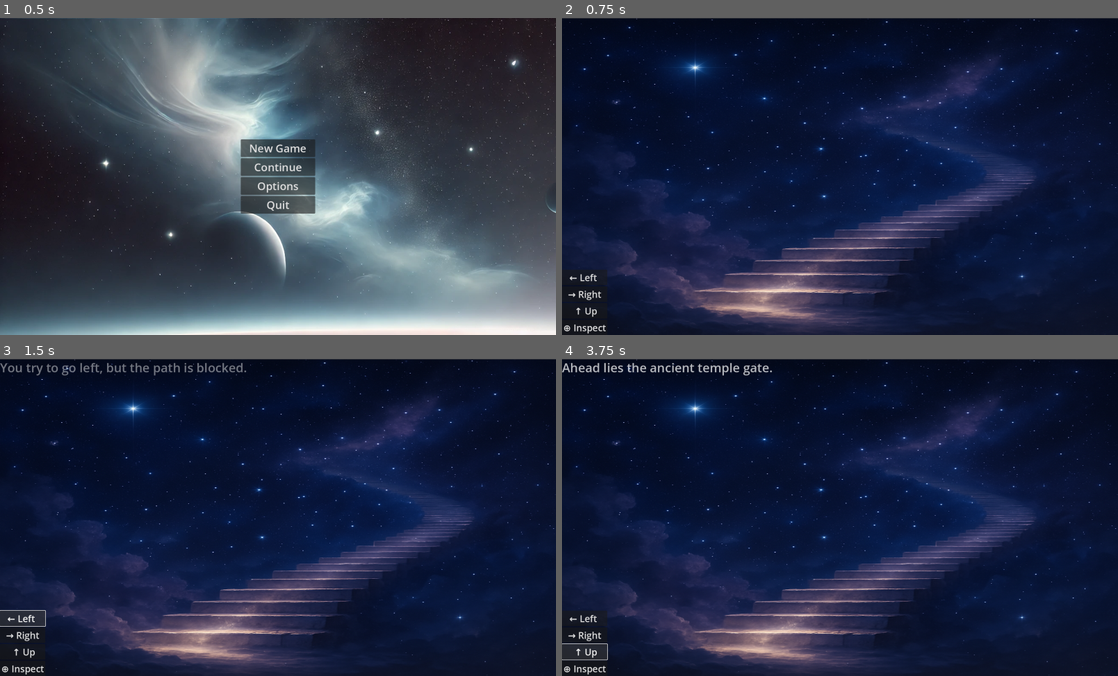
Above: before the commit, frames 1-4 (two rows, left to right).
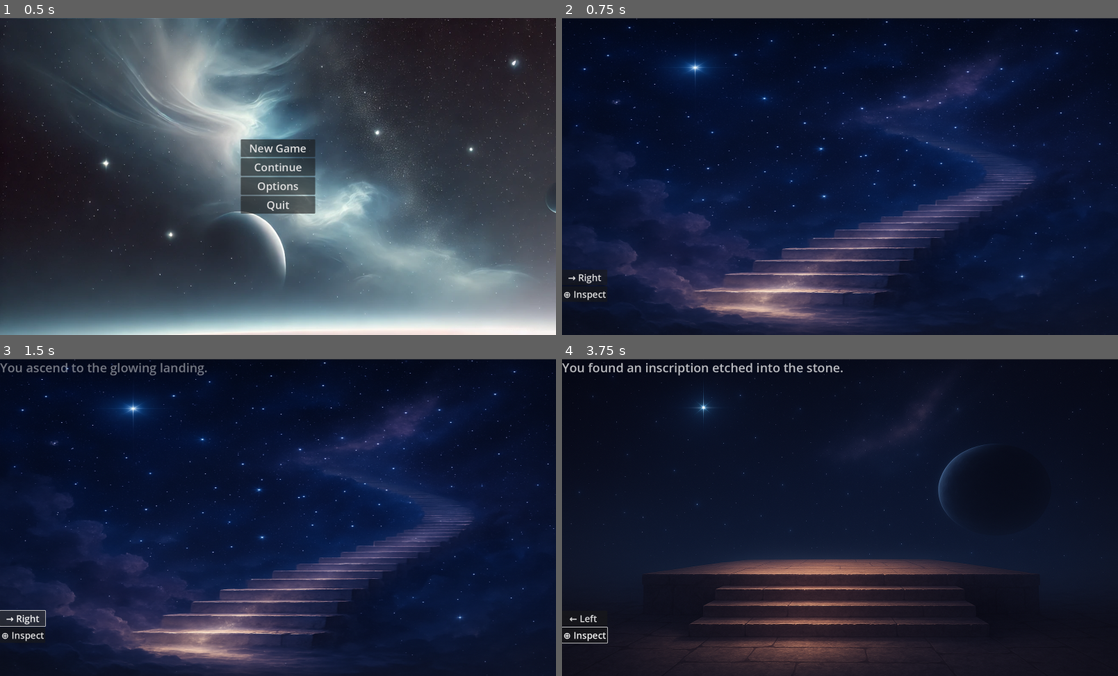
Above: after the commit, the same moments.

Repository: JDSalisbury/godot_Riviera
Game: Godot game, scene res://scenes/title_screen.tscn
The game is run twice, just before and just after one commit, with the same random seed, the same clock (stepped at 60 frames per second) and the same inputs.
Inputs (mouse positions are in pixels of both pictures, inside the frame that each line leads up to):
- Up to frame 1 (0.5 s): no input
- Up to frame 2 (0.75 s): click "New Game" at 0.5 s
- Up to frame 3 (1.5 s): click (22, 618) at 1.25 s, where only the run before the commit has a clickable "← Left"
- Up to frame 4 (3.75 s): click "→ Right" at 2 s; click "⊕ Inspect" at 2.75 s; click (584, 650) at 3.5 s, where only the run before the commit has a clickable "↑ Up"

Frame 1 is identical in both runs. In frame 2, 0.3% of the frame differs, in the area x 0-8%, y 80-100%; in frame 3, 0.9%; in frame 4, 33%, in the area x 0-100%, y 0-100%.

Commit message:
Refactor screen system to use external JSON for scene data
- Created screens.json to store background and trigger info
- Updated look_mode.gd to parse screen data from file on load
- load_screen() and trigger handling now work with externalized data
- Cleared inline data dictionary from script to support scalability

Diff:
--- /dev/null
+++ b/data/screens.json
@@ -0,0 +1,26 @@
+{
+  "start": {
+	"background": "res://assets/backgrounds/stairway.png",
+	"triggers": {
+	  "right": {
+		"message": "You ascend to the glowing landing.",
+		"next_screen": "landing"
+	  },
+	  "inspect": {
+		"message": "You found an inscription etched into the stone."
+	  }
+	}
+  },
+  "landing": {
+	"background": "res://assets/backgrounds/landing.png",
+	"triggers": {
+	  "left": {
+		"message": "You descend the staircase back to the beginning.",
+		"next_screen": "start"
+	  },
+	  "inspect": {
+		"message": "You notice cracks in the celestial wall..."
+	  }
+	}
+  }
+}
--- a/scenes/look_screen.gd
+++ /dev/null
@@ -1,37 +0,0 @@
-extends Control
-
-func _ready():
-	# Fetch the buttons
-	print_tree()
-
-	var left = get_node("TriggerButtons/LeftButton")
-	var right = get_node("TriggerButtons/RightButton")
-	var up = get_node("TriggerButtons/UpButton")
-	var inspect = get_node("TriggerButtons/InspectButton")
-
-	# Debug to confirm node is found
-	print("Found LeftButton: ", left)
-
-	# Connect signals
-	left.pressed.connect(trigger_left)
-	right.pressed.connect(trigger_right)
-	up.pressed.connect(trigger_up)
-	inspect.pressed.connect(trigger_inspect)
-
-# Trigger responses
-func trigger_left():
-	show_trigger_message("You try to go left, but the path is blocked.")
-
-func trigger_right():
-	show_trigger_message("You hear something rustling to the right...")
-
-func trigger_up():
-	show_trigger_message("Ahead lies the ancient temple gate.")
-
-func trigger_inspect():
-	show_trigger_message("You found a strange, glowing shard!")
-
-# Message output
-func show_trigger_message(message: String):
-	print(message)
-	# Placeholder for future dialog box UI
--- a/scenes/look_screen.tscn
+++ b/scenes/look_screen.tscn
@@ -1,7 +1,7 @@
 [gd_scene load_steps=4 format=3 uid="uid://bbhmdadrbi7jp"]
 
 [ext_resource type="Script" path="res://scripts/look_mode.gd" id="1_v67vj"]
-[ext_resource type="Texture2D" uid="uid://ckkx5408p4qp4" path="res://assets/backgrounds/introstairway.png" id="2_uduft"]
+[ext_resource type="Texture2D" uid="uid://ckkx5408p4qp4" path="res://assets/backgrounds/stairway.png" id="2_uduft"]
 [ext_resource type="PackedScene" uid="uid://bgcd6ws0ujfge" path="res://ui/dialog_box.tscn" id="3_rbmg6"]
 
 [node name="LookScreen" type="Control"]
--- a/scripts/look_mode.gd
+++ b/scripts/look_mode.gd
@@ -1,29 +1,65 @@
 extends Control
 
+var screens = {}               # Loaded from screens.json
+var current_screen = "start"   # Initial screen
+
+# Load and connect buttons on ready
 func _ready():
-	var left = get_node("TriggerButtons/LeftButton")
-	var right = get_node("TriggerButtons/RightButton")
-	var up = get_node("TriggerButtons/UpButton")
-	var inspect = get_node("TriggerButtons/InspectButton")
+	load_screen_data()
+	connect_trigger_buttons()
+	load_screen(current_screen)
 
-	print("Found LeftButton: ", left)
+# Load screen data from JSON file
+func load_screen_data():
+	var file = FileAccess.open("res://data/screens.json", FileAccess.READ)
+	if file:
+		var content = file.get_as_text()
+		screens = JSON.parse_string(content)
+		if typeof(screens) != TYPE_DICTIONARY:
+				push_error("Failed to parse screen data from JSON.")
 
-	left.pressed.connect(trigger_left)
-	right.pressed.connect(trigger_right)
-	up.pressed.connect(trigger_up)
-	inspect.pressed.connect(trigger_inspect)
+	else:
+		push_error("Could not open screens.json")
 
-func trigger_left():
-	show_trigger_message("You try to go left, but the path is blocked.")
+# Connect button presses to trigger handlers
+func connect_trigger_buttons():
+	$TriggerButtons/LeftButton.pressed.connect(trigger_left)
+	$TriggerButtons/RightButton.pressed.connect(trigger_right)
+	$TriggerButtons/UpButton.pressed.connect(trigger_up)
+	$TriggerButtons/InspectButton.pressed.connect(trigger_inspect)
 
-func trigger_right():
-	show_trigger_message("You hear something rustling to the right...")
+# Load the given screen and update UI
+func load_screen(screen_name: String):
+	if not screens.has(screen_name):
+		push_error("Unknown screen: " + screen_name)
+		return
 
-func trigger_up():
-	show_trigger_message("Ahead lies the ancient temple gate.")
+	current_screen = screen_name
+	var data = screens[screen_name]
 
-func trigger_inspect():
-	show_trigger_message("You found a strange, glowing shard!")
+	# Update background
+	$Background.texture = load(data["background"])
 
-func show_trigger_message(message: String):
-	$DialogBox.show_message(message)
+	# Enable/disable trigger buttons
+	$TriggerButtons/LeftButton.visible = data["triggers"].has("left")
+	$TriggerButtons/RightButton.visible = data["triggers"].has("right")
+	$TriggerButtons/UpButton.visible = data["triggers"].has("up")
+	$TriggerButtons/InspectButton.visible = data["triggers"].has("inspect")
+
+# Trigger handlers
+func trigger_left(): handle_trigger("left")
+func trigger_right(): handle_trigger("right")
+func trigger_up(): handle_trigger("up")
+func trigger_inspect(): handle_trigger("inspect")
+
+# Unified trigger handler
+func handle_trigger(direction: String):
+	var screen_data = screens.get(current_screen, {})
+	var trigger_data = screen_data.get("triggers", {}).get(direction, {})
+
+	if trigger_data.has("message"):
+		$DialogBox.show_message(trigger_data["message"])
+
+	if trigger_data.has("next_screen"):
+		await get_tree().create_timer(1.5).timeout
+		load_screen(trigger_data["next_screen"])
Binary file added: assets/backgrounds/deep_space.png
Binary file added: assets/backgrounds/empty_space.png
Binary file added: assets/backgrounds/landing.png
Binary file added: assets/backgrounds/landing_stairway.png
Renamed: assets/backgrounds/introstairway.png -> assets/backgrounds/stairway.png
